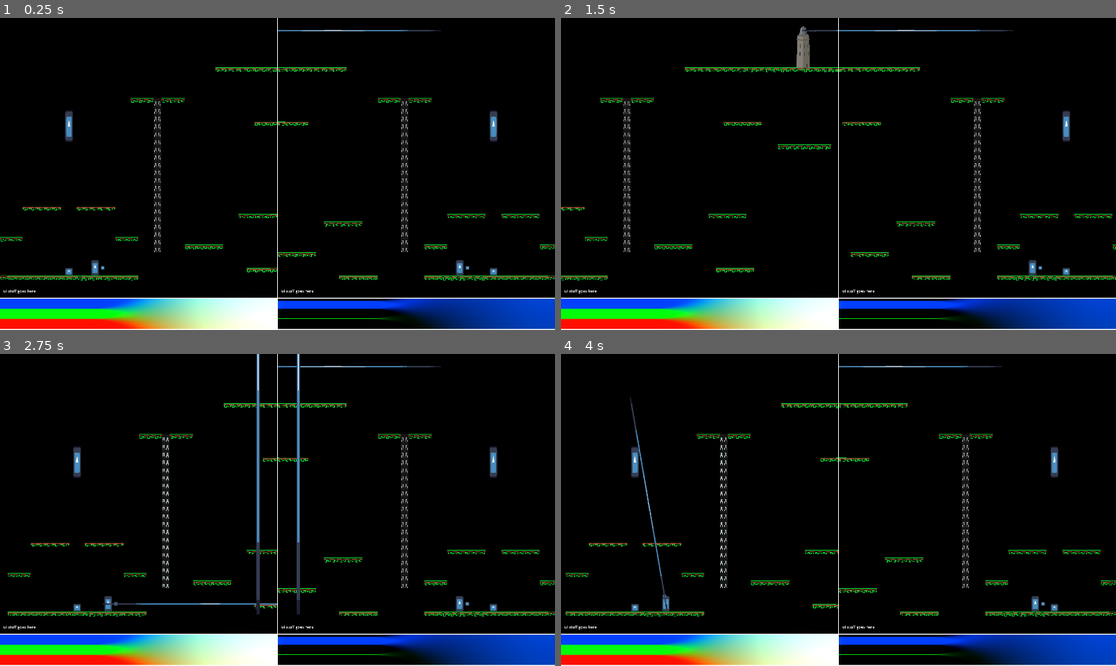
Above: before the commit, frames 1-4 (two rows, left to right).
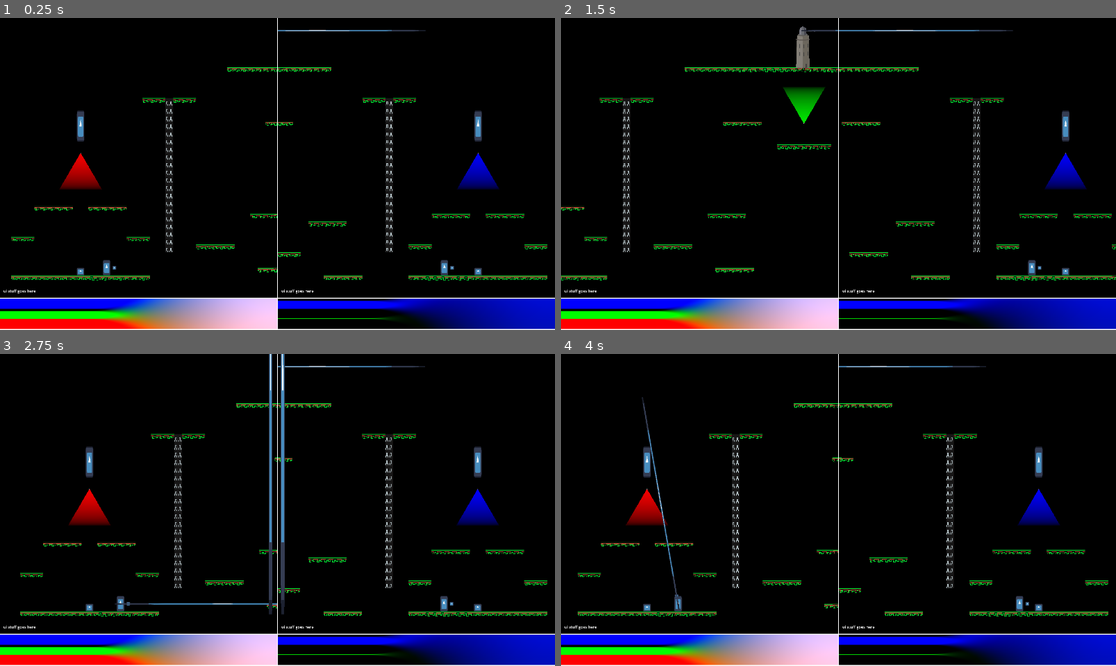
Above: after the commit, the same moments.

Repository: llhtimlam/UofT-GameJam
Game: Godot game, scene res://scenes/main.tscn
The game is run twice, just before and just after one commit, with the same random seed, the same clock (stepped at 60 frames per second) and the same inputs. The engine's default icon, where the game draws it, is replaced by a stand-in: a white triangle on a blue panel in a dark square.
Inputs:
- Up to frame 1 (0.25 s): no input
- Up to frame 2 (1.5 s): tap Enter at 0.5 s; hold D (Player1_RIGHT) 0.53-1.28 s; tap G (Player1_DASH) at 0.6 s; tap F (Player1_JUMP) at 0.77 s; hold S (Player1_DOWN) from 1.28 s (still down); tap R (Player1_MELEE) at 1.35 s
- Up to frame 3 (2.75 s): tap F (Player1_JUMP) at 1.52 s; release S (Player1_DOWN) at 2.03 s; hold D (Player1_RIGHT) from 2.03 s (still down); tap T (Player1_SHOOT) at 2.1 s
- Up to frame 4 (4 s): release D (Player1_RIGHT) at 2.78 s; hold W (Player1_UP) 2.78-3.53 s; tap / (Player2_DASH) at 2.85 s; tap F (Player1_JUMP) at 3.02, 3.77 s; hold A (Player1_LEFT) from 3.53 s (still down); tap Down (Player2_DOWN) at 3.6 s

The runs differ from the first frame. In frame 1, 11% of the frame differs, in the area x 0-100%, y 3-100%; in frame 2, 9.0%; in frame 3, 13%, in the area x 0-100%, y 0-100%; in frame 4, 11%.

Commit message:
added crounch and colorwheel with color mixing

Diff:
--- /dev/null
+++ b/paintball/assets/color_wheel.gdshader
@@ -0,0 +1,101 @@
+shader_type canvas_item;
+
+const vec2 CIE_RED = vec2(0.6400, 0.3300);
+const vec2 CIE_GREEN = vec2(0.3000, 0.6000);
+const vec2 CIE_BLUE = vec2(0.1500, 0.0600);
+
+uniform vec3 custom_color_middle = vec3(1.0, 0.0, 0.0);
+uniform vec3 custom_color_left = vec3(0.0, 1.0, 0.0);
+uniform vec3 custom_color_right = vec3(0.0, 0.0, 1.0);
+
+uniform float fill_percentage : hint_range(0.0, 1.0) = 0.0;
+
+void fragment() {
+    // 1. Equilateral coordinates (60 degrees, equal sides)
+    vec2 eq_green = vec2(0.5, 0.15);
+    vec2 eq_blue  = vec2(0.15, 0.75);
+    vec2 eq_red   = vec2(0.85, 0.75);
+
+    // 2. Geometric Equilateral Boundary Check
+    float det = (eq_blue.y - eq_red.y) * (eq_green.x - eq_red.x) + (eq_red.x - eq_blue.x) * (eq_green.y - eq_red.y);
+    float w_g = ((eq_blue.y - eq_red.y) * (UV.x - eq_red.x) + (eq_red.x - eq_blue.x) * (UV.y - eq_red.y)) / det;
+    float w_b = ((eq_red.y - eq_green.y) * (UV.x - eq_red.x) + (eq_green.x - eq_red.x) * (UV.y - eq_red.y)) / det;
+    float w_r = 1.0 - w_g - w_b;
+
+    if (w_r < 0.0 || w_g < 0.0 || w_b < 0.0) {
+        discard;
+    }
+
+    // 3. Remap space back to the CIE data profile
+    vec2 current_xy = w_r * CIE_RED + w_g * CIE_GREEN + w_b * CIE_BLUE;
+
+    // 4. Calculate variable luminance tracking
+    float Y = (w_r * 0.2126) + (w_g * 0.7152) + (w_b * 0.0722);
+
+    float x = current_xy.x;
+    float y = current_xy.y;
+    float z = 1.0 - x - y;
+
+    float X = (x / y) * Y;
+    float Z = (z / y) * Y;
+
+    float r_lin =  3.2404542 * X - 1.5371385 * Y - 0.4985314 * Z;
+    float g_lin = -0.9692660 * X + 1.8760108 * Y + 0.0415560 * Z;
+    float b_lin =  0.0556434 * X - 0.2040259 * Y + 1.0572252 * Z;
+
+    vec3 chromaticity_rgb = vec3(r_lin, g_lin, b_lin);
+
+    // 5. Multiply your custom color vectors directly onto the weights
+    vec3 linear_rgb = vec3(0.0);
+    linear_rgb += clamp(chromaticity_rgb.r, 0.0, 1.0) * w_r * custom_color_right;	// Red
+    linear_rgb += clamp(chromaticity_rgb.g, 0.0, 1.0) * w_g * custom_color_middle;	// Green
+    linear_rgb += clamp(chromaticity_rgb.b, 0.0, 1.0) * w_b * custom_color_left;	// Blue
+
+    // 6. Track the target intensity of the mixed custom color
+    vec3 local_target_color = w_r * custom_color_right + w_g * custom_color_middle + w_b * custom_color_left;
+    float target_intensity = max(local_target_color.r, max(local_target_color.g, local_target_color.b));
+
+    // 7. Apply the normalization boost
+    float max_component = max(linear_rgb.r, max(linear_rgb.g, linear_rgb.b));
+    if (max_component > 0.0) {
+        linear_rgb /= max_component;
+    }
+
+    // 8. Scale the normalized mix back down by the intended target intensity.
+    linear_rgb *= clamp(target_intensity, 0.0, 1.0);
+
+    // 9. Shift smoothly toward white point based on slider inputs
+    vec3 target_white = vec3(1.0, 1.0, 1.0);
+    linear_rgb = mix(linear_rgb, target_white, fill_percentage);
+
+    // Extract the maximum overall value/strength of each custom input color vector
+    float intensity_r = max(custom_color_right.r, max(custom_color_right.g, custom_color_right.b));		// Red
+    float intensity_g = max(custom_color_middle.r, max(custom_color_middle.g, custom_color_middle.b));	// Green
+    float intensity_b = max(custom_color_left.r, max(custom_color_left.g, custom_color_left.b));		// Blue
+
+    // Fallback safe defaults if all colors are turned completely to 0
+    float total_intensity = intensity_r + intensity_g + intensity_b;
+    float target_w_r = 0.3333;
+    float target_w_g = 0.3333;
+    float target_w_b = 0.3333;
+
+    if (total_intensity > 0.001) {
+        // Calculate barycentric targets proportionally based on active color weights
+        target_w_r = intensity_r / total_intensity;
+        target_w_g = intensity_g / total_intensity;
+        target_w_b = intensity_b / total_intensity;
+    }
+
+    // Map the calculated color center back into the physical 2D screen UV space
+    vec2 dynamic_center = target_w_r * eq_red + target_w_g * eq_green + target_w_b * eq_blue;
+
+    // Render the dynamic center indicator dot
+    float dist_to_center = distance(UV, dynamic_center);
+    if (dist_to_center < 0.015) {
+        // Overlay a sharp white center indicator dot smoothly over the calculated layout position
+        linear_rgb = mix(linear_rgb, vec3(1.0, 1.0, 1.0), smoothstep(0.015, 0.01, dist_to_center));
+    }
+
+    // 10. Gamma Correction and Final Render Output
+    COLOR = vec4(pow(clamp(linear_rgb, 0.0, 1.0), vec3(1.0 / 2.2)), 1.0);
+}
--- a/paintball/scenes/game_scene/base/base.gd
+++ b/paintball/scenes/game_scene/base/base.gd
@@ -3,12 +3,48 @@
 var team_id: int
 var defender: CharacterBody2D
 
-var color: Vector3 = Vector3.ZERO
+var normalized_base_color: Vector3
+var normalized_enemy_color: Vector3
+var normalized_turret_color: Vector3
+var owner_normalized_color: Vector3
+var display_self_score: Vector3 = Vector3.ZERO
+var display_enemy_score: Vector3 = Vector3.ZERO
+var display_turret_score: Vector3 = Vector3.ZERO
+
+var base_color: Color:
+	set(value):
+		base_color = value
+		normalized_base_color = Vector3(base_color.r, base_color.g, base_color.b) / 255.0
+var enemy_color: Color:
+	set(value):
+		enemy_color = value
+		normalized_enemy_color = Vector3(enemy_color.r, enemy_color.g, enemy_color.b) / 255.0
+var turret_color: Color:
+	set(value):
+		turret_color = value
+		normalized_turret_color = Vector3(turret_color.r, turret_color.g, turret_color.b) / 255.0
+var score: Vector3 = Vector3.ZERO: # Format: (P1, Turret, P2)
+	set(value):
+		score = value
+		var normalized_score = score / 255.0
+		if team_id == 1:
+			display_self_score = normalized_base_color * normalized_score.x
+			display_enemy_score = normalized_enemy_color * normalized_score.z
+			display_turret_score = normalized_turret_color * normalized_score.y
+		else:
+			display_self_score = normalized_base_color * normalized_score.z
+			display_enemy_score = normalized_enemy_color * normalized_score.x
+			display_turret_score = normalized_turret_color * normalized_score.y
+
 const MAX_HP : float = 30
 var hp : float = MAX_HP
 
 func _ready() -> void:
 	add_to_group("base")
+
+func update_score(add_score: Vector3) -> void:
+	score += add_score
+	get_parent().update_color_wheel()
 
 func take_damage(damage, attacker_id, attacker_team) -> void:
 	if attacker_id == team_id:
@@ -19,7 +55,7 @@
 		Bucket.spawn(
 				get_parent(),
 				_get_spawnpoint(),
-				color * 0.5
+				score * 0.5
 				)
 
 func _get_spawnpoint() -> Vector2:
--- a/paintball/scenes/game_scene/colour_zone/color_zone.gd
+++ b/paintball/scenes/game_scene/colour_zone/color_zone.gd
@@ -6,7 +6,6 @@
 # Called when the node enters the scene tree for the first time.
 func _ready() -> void:
 	turret.can_capture.connect(can_be_captured)
-
 
 # Called every frame. 'delta' is the elapsed time since the previous frame.
 func _process(delta: float) -> void:
--- a/paintball/scenes/game_scene/colour_zone/color_zone.tscn
+++ b/paintball/scenes/game_scene/colour_zone/color_zone.tscn
@@ -4,7 +4,7 @@
 [ext_resource type="PackedScene" uid="uid://cvjnnhqh4ffut" path="res://scenes/game_scene/colour_zone/turret.tscn" id="2_bukbq"]
 
 [sub_resource type="CircleShape2D" id="CircleShape2D_28kot"]
-radius = 477.3395
+radius = 100.0
 
 [node name="ColorZone" type="Node2D" unique_id=248434155]
 script = ExtResource("1_fw0og")
--- a/paintball/scenes/game_scene/colour_zone/turret.gd
+++ b/paintball/scenes/game_scene/colour_zone/turret.gd
@@ -31,8 +31,8 @@
 var vertical_x_preset2: Array[float] = [-360, -144, 72, 288]
 var vertical_x_preset3: Array[float] = [-288, -72, 144, 360]
 var horizontal_y_preset1: Array[float] = [-1056, -800, -200]
-var horizontal_y_preset2: Array[float] = [-1116, -416]
-var horizontal_y_preset3: Array[float] = [-1208, -300, -544]
+var horizontal_y_preset2: Array[float] = [-1090, -416]
+var horizontal_y_preset3: Array[float] = [-1130, -300, -544]
 
 var aimable_targets: Array[CharacterBody2D]
 var aim_target: CharacterBody2D
@@ -207,4 +207,4 @@
 				Vector3(0, 64, 0)
 				)
 		fallen = true
-		can_capture.emit(attacker_team)
+		#can_capture.emit(attacker_team)
--- a/paintball/scenes/game_scene/map.gd
+++ b/paintball/scenes/game_scene/map.gd
@@ -7,8 +7,7 @@
 signal player_eliminated(player: CharacterBody2D)
 @export var PLAYER1: Node2D
 @export var PLAYER2: Node2D
-var player1Colour : Color = Color(255,0,0)
-var player2Colour : Color = Color(0,0,255)
+
 @onready var P1Spawn: Marker2D = $Player1SpawnPoint
 @onready var P2Spawn: Marker2D = $Player2SpawnPoint
 
@@ -16,6 +15,20 @@
 @onready var base_p1: Marker2D = $P1BaseSpawnPoint
 @onready var base_p2: Marker2D = $P2BaseSpawnPoint
 const BASE_SCENE = preload("res://scenes/game_scene/base/base.tscn")
+var p1_base_instance: Node2D = null
+var p2_base_instance: Node2D = null
+
+# Display color
+@export var p1_color : Color = Color(255,0,0)
+@export var p2_color : Color = Color(0,0,255)
+@export var turret_color : Color = Color(0,255,0):
+	set(value):
+		turret_color = value
+		turret_normalized_color = Vector3(turret_color.r, turret_color.g, turret_color.b) / 255.0 * Vector3(0,1,0)
+@onready var turret_normalized_color: Vector3 = Vector3(turret_color.r, turret_color.g, turret_color.b) / 255.0 * Vector3(0,1,0)
+@onready var p1_color_wheel: Sprite2D = $Player1ColorWheel
+@onready var p2_color_wheel: Sprite2D = $Player2ColorWheel
+@onready var turret_color_wheel: Sprite2D = $TurretColorWheel
 
 # Platform
 @onready var platform_tile: TileMapLayer = $TileMapLayer
@@ -55,6 +68,13 @@
 @onready var bucket_spawn_turret: Marker2D = $TurretPaintBucketSpawnPoint
 
 func _ready() -> void:
+	#Display
+	if p1_color_wheel and p1_color_wheel.material:
+		p1_color_wheel.material = p1_color_wheel.material.duplicate()
+	if p2_color_wheel and p2_color_wheel.material:
+		p2_color_wheel.material = p2_color_wheel.material.duplicate()
+	if turret_color_wheel and turret_color_wheel.material:
+		turret_color_wheel.material = turret_color_wheel.material.duplicate()
 	# Player
 	PLAYER1.player_eliminated.connect(player_killed)
 	PLAYER2.player_eliminated.connect(player_killed)
@@ -79,19 +99,26 @@
 	add_child.call_deferred(player2_instance)
 	"""
 	# Base
-	var p1_base_instance = BASE_SCENE.instantiate()
+	p1_base_instance = BASE_SCENE.instantiate()
 	p1_base_instance.defender = PLAYER1
 	p1_base_instance.team_id = 1
-	p1_base_instance.color = Vector3(255, 0, 0)
+	p1_base_instance.base_color = p1_color
+	p1_base_instance.enemy_color = p2_color
+	p1_base_instance.turret_color = turret_color
+	p1_base_instance.score = Vector3(255,0,0)
 	add_child.call_deferred(p1_base_instance)
 	p1_base_instance.global_position = base_p1.global_position
 
-	var p2_base_instance = BASE_SCENE.instantiate()
+	p2_base_instance = BASE_SCENE.instantiate()
 	p2_base_instance.defender = PLAYER2
 	p2_base_instance.team_id = 2
-	p2_base_instance.color = Vector3(0, 0, 255)
+	p2_base_instance.base_color = p2_color
+	p2_base_instance.enemy_color = p1_color
+	p2_base_instance.turret_color = turret_color
+	p2_base_instance.score = Vector3(0,0,255)
 	add_child.call_deferred(p2_base_instance)
 	p2_base_instance.global_position = base_p2.global_position
+	update_color_wheel()
 
 	# Setup rope
 	var rope_instance_p1_base = ROPE_SCENE.instantiate()
@@ -160,6 +187,20 @@
 		if break_preset3:
 			platform3_tile.enabled = false
 
+func update_color_wheel() -> void:
+	if p1_color_wheel and p1_color_wheel.material is ShaderMaterial:
+		p1_color_wheel.material.set_shader_parameter("custom_color_middle", p1_base_instance.display_self_score)
+		p1_color_wheel.material.set_shader_parameter("custom_color_left", p1_base_instance.display_enemy_score)
+		p1_color_wheel.material.set_shader_parameter("custom_color_right", p1_base_instance.display_turret_score)
+	if p2_color_wheel and p2_color_wheel.material is ShaderMaterial:
+		p2_color_wheel.material.set_shader_parameter("custom_color_middle", p2_base_instance.display_self_score)
+		p2_color_wheel.material.set_shader_parameter("custom_color_left", p2_base_instance.display_turret_score)
+		p2_color_wheel.material.set_shader_parameter("custom_color_right", p2_base_instance.display_enemy_score)
+	if turret_color_wheel and turret_color_wheel.material is ShaderMaterial:
+		turret_color_wheel.material.set_shader_parameter("custom_color_middle", turret_normalized_color)
+		turret_color_wheel.material.set_shader_parameter("custom_color_left", Vector3(0, 0 ,0))
+		turret_color_wheel.material.set_shader_parameter("custom_color_right", Vector3(0, 0, 0))
+
 func _get_platform(id: int) -> TileMapLayer:
 	match id:
 		1: return platform1_tile
--- a/paintball/scenes/game_scene/map.tscn
+++ b/paintball/scenes/game_scene/map.tscn
@@ -3,6 +3,7 @@
 [ext_resource type="Script" uid="uid://ux4q5evgyks" path="res://scenes/game_scene/map.gd" id="1_2m4d5"]
 [ext_resource type="PackedScene" uid="uid://u1ulorklcu5g" path="res://scenes/game_scene/player/player.tscn" id="2_2m4d5"]
 [ext_resource type="Texture2D" uid="uid://b2gvlwcx4ca3c" path="res://assets/tileset/Retro-Lines-16x16/Environment.png" id="4_s5bfy"]
+[ext_resource type="Shader" uid="uid://b0rhp3fug4naq" path="res://assets/color_wheel.gdshader" id="5_d327o"]
 [ext_resource type="Texture2D" uid="uid://miqo1wbx3pow" path="res://icon.svg" id="5_iqgdr"]
 [ext_resource type="Texture2D" uid="uid://1xqsaideea2n" path="res://assets/tileset/Retro-Lines-16x16/With-Background/Environment.png" id="5_s5bfy"]
 [ext_resource type="PackedScene" uid="uid://chbxu3qvg1pqe" path="res://scenes/game_scene/colour_zone/color_zone.tscn" id="7_d327o"]
@@ -11549,10 +11550,27 @@
 [sub_resource type="TileSet" id="TileSet_13qdw"]
 sources/0 = SubResource("TileSetAtlasSource_iqgdr")
 
+[sub_resource type="ShaderMaterial" id="ShaderMaterial_13qdw"]
+shader = ExtResource("5_d327o")
+shader_parameter/custom_color_middle = Vector3(1, 0, 0)
+shader_parameter/custom_color_left = Vector3(0, 1, 0)
+shader_parameter/custom_color_right = Vector3(0, 0, 1)
+shader_parameter/fill_percentage = 0.0
+
+[sub_resource type="Gradient" id="Gradient_geu3a"]
+
+[sub_resource type="GradientTexture2D" id="GradientTexture2D_xrivr"]
+gradient = SubResource("Gradient_geu3a")
+width = 256
+height = 256
+
 [node name="Map" type="Node2D" unique_id=1264092394 node_paths=PackedStringArray("PLAYER1", "PLAYER2")]
 script = ExtResource("1_2m4d5")
 PLAYER1 = NodePath("Player1")
 PLAYER2 = NodePath("Player2")
+p1_color = Color(248.11058, 0, 0, 1)
+p2_color = Color(0, 0, 255.0139, 1)
+turret_color = Color(0, 219.66463, 0, 1)
 
 [node name="TileMapLayer" type="TileMapLayer" parent="." unique_id=594110001]
 texture_filter = 1
@@ -11586,7 +11604,7 @@
 [node name="Player1" parent="." unique_id=25147227 instance=ExtResource("2_2m4d5")]
 position = Vector2(-980, -250)
 
-[node name="Camera2D" type="Camera2D" parent="Player1" unique_id=1545230877]
+[node name="Camera2D2" type="Camera2D" parent="Player1" unique_id=1545230877]
 
 [node name="Player2" parent="." unique_id=817086128 instance=ExtResource("2_2m4d5")]
 position = Vector2(980, -250)
@@ -11594,7 +11612,13 @@
 TEAM_ID = 2
 PLAYER_ID = 2
 
-[node name="Camera2D" type="Camera2D" parent="Player2" unique_id=737629106]
+[node name="Camera2D2" type="Camera2D" parent="Player2" unique_id=737629106]
+
+[node name="Player1ColorWheel" type="Sprite2D" parent="." unique_id=1051621695]
+z_index = -1
+material = SubResource("ShaderMaterial_13qdw")
+position = Vector2(-1088, -580)
+texture = SubResource("GradientTexture2D_xrivr")
 
 [node name="Player1SpawnPoint" type="Marker2D" parent="." unique_id=324260113]
 position = Vector2(-980, -250)
@@ -11615,6 +11639,12 @@
 scale = Vector2(0.25, 0.25)
 texture = ExtResource("5_iqgdr")
 
+[node name="Player2ColorWheel" type="Sprite2D" parent="." unique_id=1372223997]
+z_index = -1
+material = SubResource("ShaderMaterial_13qdw")
+position = Vector2(1120, -580)
+texture = SubResource("GradientTexture2D_xrivr")
+
 [node name="Player2SpawnPoint" type="Marker2D" parent="." unique_id=1644131078]
 position = Vector2(980, -250)
 
@@ -11633,8 +11663,15 @@
 scale = Vector2(0.25, 0.25)
 texture = ExtResource("5_iqgdr")
 
+[node name="TurretColorWheel" type="Sprite2D" parent="." unique_id=1651168249]
+z_index = -1
+material = SubResource("ShaderMaterial_13qdw")
+position = Vector2(16, -880)
+scale = Vector2(1, -1)
+texture = SubResource("GradientTexture2D_xrivr")
+
 [node name="TurretPaintBucketSpawnPoint" type="Marker2D" parent="." unique_id=56123915]
-position = Vector2(0, -720)
+position = Vector2(16, -720)
 
 [node name="TurretPaintBucketPlaceHolder" type="Sprite2D" parent="." unique_id=141908768]
 visible = false
@@ -11645,8 +11682,5 @@
 [node name="ColorZone" parent="." unique_id=248434155 instance=ExtResource("7_d327o")]
 position = Vector2(23, -1108)
 
-[node name="ColourRangeShape" parent="ColorZone/ColourRange" parent_id_path=PackedInt32Array(248434155, 477532294) index="0" unique_id=1779190220]
-visible = false
-
 [editable path="ColorZone"]
 [editable path="ColorZone/Turret"]
--- a/paintball/scenes/game_scene/melee/melee.tscn
+++ b/paintball/scenes/game_scene/melee/melee.tscn
@@ -4,7 +4,7 @@
 [ext_resource type="Texture2D" uid="uid://miqo1wbx3pow" path="res://icon.svg" id="2_f8ttp"]
 
 [sub_resource type="RectangleShape2D" id="RectangleShape2D_xrivr"]
-size = Vector2(128, 20)
+size = Vector2(128, 64)
 
 [node name="Melee" type="Area2D" unique_id=769721339 groups=["attack"]]
 collision_layer = 0
@@ -12,7 +12,7 @@
 script = ExtResource("1_eik8v")
 
 [node name="Sprite2D" type="Sprite2D" parent="." unique_id=1197881797]
-scale = Vector2(1, 0.15)
+scale = Vector2(1, 0.5)
 texture = ExtResource("2_f8ttp")
 
 [node name="CollisionShape2D" type="CollisionShape2D" parent="." unique_id=1601651630]
--- a/paintball/scenes/game_scene/paint_bucket/paint_bucket.gd
+++ b/paintball/scenes/game_scene/paint_bucket/paint_bucket.gd
@@ -1,7 +1,7 @@
 extends Area2D
 class_name Bucket
 
-var paint_color: Vector3 = Vector3.ZERO
+var score: Vector3 = Vector3.ZERO # Format: (P1, Turret, P2)
 
 var pickable_players: Array[CharacterBody2D] = []
 var carrier: CharacterBody2D = null
@@ -23,9 +23,9 @@
 		if player.input_up:
 			pickup(player)
 
-static func spawn(map: Node2D, spawn_position: Vector2, color: Vector3 = Vector3.ZERO) -> Area2D:
+static func spawn(map: Node2D, spawn_position: Vector2, score: Vector3 = Vector3.ZERO) -> Area2D:
 	var bucket = BUCKET_SCENE.instantiate()
-	bucket.paint_color = color
+	bucket.score = score
 	map.add_child.call_deferred(bucket)
 	bucket.global_position = spawn_position
 	return bucket
@@ -34,7 +34,7 @@
 	if carrier != null or delivered:
 		return
 	if player.held_bucket != null:
-		player.held_bucket.paint_color += paint_color
+		player.held_bucket.score += score
 		call_deferred("queue_free")
 		return
 	carrier = player
@@ -50,7 +50,7 @@
 	carrier.is_slow = false
 	carrier.held_bucket = null
 	carrier = null
-	base.color += paint_color
+	base.update_score(score)
 	call_deferred("queue_free")
 
 func transfer(attacker_id: int, attacker_team: int) -> void:
@@ -74,11 +74,11 @@
 			position = Vector2.ZERO
 			attacker.is_slow = true
 		else:
-			attacker.held_bucket.paint_color += paint_color
+			attacker.held_bucket.score += score
 			victim.held_bucket = null
 			victim.is_slow = false
 			carrier = null
-			paint_color = Vector3.ZERO
+			score = Vector3.ZERO
 			call_deferred("queue_free")
 		return
 
--- a/paintball/scenes/game_scene/player/player.gd
+++ b/paintball/scenes/game_scene/player/player.gd
@@ -74,6 +74,10 @@
 
 var is_dead: bool = false
 
+# Crouching
+var is_crouching: bool = false
+@onready var hurtbox: CollisionShape2D = $Hurtbox
+
 # Climbing
 @onready var climbup_hitbox: Area2D = $ClimbUpDetector
 @onready var climbdown_hitbox: Area2D = $ClimbDownDetector
@@ -108,8 +112,8 @@
 
 # Camera
 const MIN_SCREEN_HEIGHT = 550
-const CAMERA_MIN_X = -800
-const CAMERA_MAX_X = 800
+const CAMERA_MIN_X = -848
+const CAMERA_MAX_X = 864
 const CAMERA_Y = -648.5
 @onready var camera: Camera2D = $Camera2D
 @onready var camera_pos: Vector2 = position.clamp(Vector2(CAMERA_MIN_X,CAMERA_Y),Vector2(CAMERA_MAX_X,CAMERA_Y))
@@ -180,6 +184,7 @@
 
 func reset_state():
 	is_stun = false
+	is_crouching = false
 	is_climbing = false
 	if is_aiming:
 		exit_aiming()
@@ -199,6 +204,8 @@
 
 func _ready() -> void:
 	add_to_group("player")
+	if hurtbox and hurtbox.shape:
+		hurtbox.shape = hurtbox.shape.duplicate()
 	aim_dot.visible = false
 	is_spawned = true
 	camera.position = camera_pos
@@ -257,6 +264,23 @@
 		# Gravity
 		if not grounded:
 			velocity.y += GRAVITY * delta
+	# Crouching
+	if not is_aiming and not is_stun and not is_climbing and grounded and input_down:
+		is_crouching = true
+	else:
+		is_crouching = false
+	if is_crouching:
+		hurtbox.shape.size = Vector2(52,36)
+		if facing_dir == -1.0:
+			hurtbox.position = Vector2(-10,14)
+			bucket_slot.position = Vector2(-20,-20)
+		else:
+			hurtbox.position = Vector2(10,14)
+			bucket_slot.position = Vector2(20,-20)
+	else:
+		hurtbox.shape.size = Vector2(32,64)
+		hurtbox.position = Vector2.ZERO
+		bucket_slot.position = Vector2(0,-48)
 	# Horizontal movement
 	if input_right:
 		facing_dir = 1.0
@@ -269,7 +293,7 @@
 	# Debuff override
 	if is_aiming or is_stun or is_climbing:
 		dir = 0.0
-	if is_slow:
+	if is_slow or is_crouching:
 		dir *= SLOWNESS_MODIFIER
 	# Jumping action
 	if input_jump and is_on_floor() and not is_aiming:
@@ -385,6 +409,7 @@
 func apply_knockback(dir: float, knockback: float, stun_time: float = STUN_CD) -> void:
 	if is_climbing == true:
 		is_climbing = false
+	is_crouching = false
 	exit_aiming()
 	is_stun = true
 	if stun_cd < STUN_CD:
--- a/paintball/scenes/game_scene/player/player.tscn
+++ b/paintball/scenes/game_scene/player/player.tscn
@@ -20,8 +20,9 @@
 scale = Vector2(0.25, 0.5)
 texture = ExtResource("2_7k1jl")
 
-[node name="CollisionShape2D" type="CollisionShape2D" parent="." unique_id=962338468]
+[node name="Hurtbox" type="CollisionShape2D" parent="." unique_id=962338468]
 shape = SubResource("RectangleShape2D_xrivr")
+debug_color = Color(0.7882353, 0, 0.30980393, 0.41960785)
 
 [node name="Melee" type="Marker2D" parent="." unique_id=996811342]
 position = Vector2(32, 0)
--- a/paintball/scenes/game_scene/ui.gd
+++ b/paintball/scenes/game_scene/ui.gd
@@ -11,7 +11,7 @@
 
 # Split screen
 const MERGE_PROPORTION = .75
-const SPLIT_PROPORTION = .8
+const SPLIT_PROPORTION = .75
 const SCREEN_MERGE_DIST = 5
 const SCREEN_MERGE_DIST_2D = 15
 @onready var container1: SubViewportContainer = $SubViewportContainer1
@@ -29,8 +29,8 @@
 	var g = green.srgb_to_linear()
 	var b = blue.srgb_to_linear()
 	var col_matrix = Basis(Vector3(r.r, r.g, r.b),Vector3(g.r, g.g, g.b),Vector3(b.r, b.g, b.b))
-	P1Cols.material.set_shader_parameter("colors", col_matrix)
-	P2Cols.material.set_shader_parameter("colors", col_matrix)
+	#P1Cols.material.set_shader_parameter("colors", col_matrix)
+	#P2Cols.material.set_shader_parameter("colors", col_matrix)
 
 	# Split screen
 	var camera1 = player1.get_node("Camera2D")
--- a/paintball/scenes/game_scene/ui.tscn
+++ b/paintball/scenes/game_scene/ui.tscn
@@ -40,10 +40,10 @@
 [node name="UI" type="CanvasLayer" unique_id=2008955717]
 follow_viewport_enabled = true
 script = ExtResource("1_om0p0")
-red = Color(1, 0.27316666, 0.110000014, 1)
-green = Color(0.110000014, 1, 0.24349988, 1)
-blue = Color(0.110000014, 0.5253334, 1, 1)
-player_1_color = Vector3(255, 255, 255)
+red = Color(1, 0.27450982, 0.078431375, 1)
+green = Color(0.10980392, 1, 0.24313726, 1)
+blue = Color(0.10980392, 0.5254902, 1, 1)
+player_1_color = Vector3(255, 196, 255)
 player_2_color = Vector3(0, 16, 200)
 
 [node name="WorldEnvironment" type="WorldEnvironment" parent="." unique_id=1182529437]
Not shown, added: paintball/assets/color_wheel.gdshader.uid
